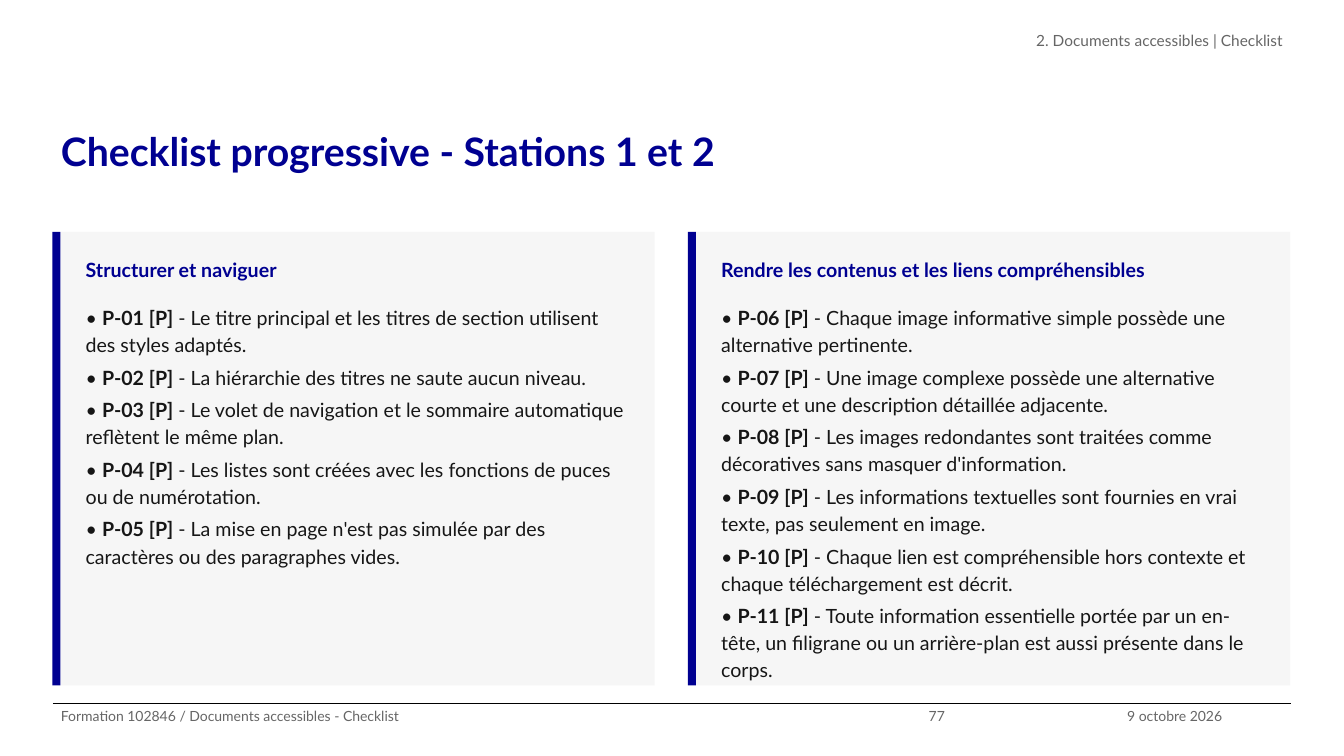
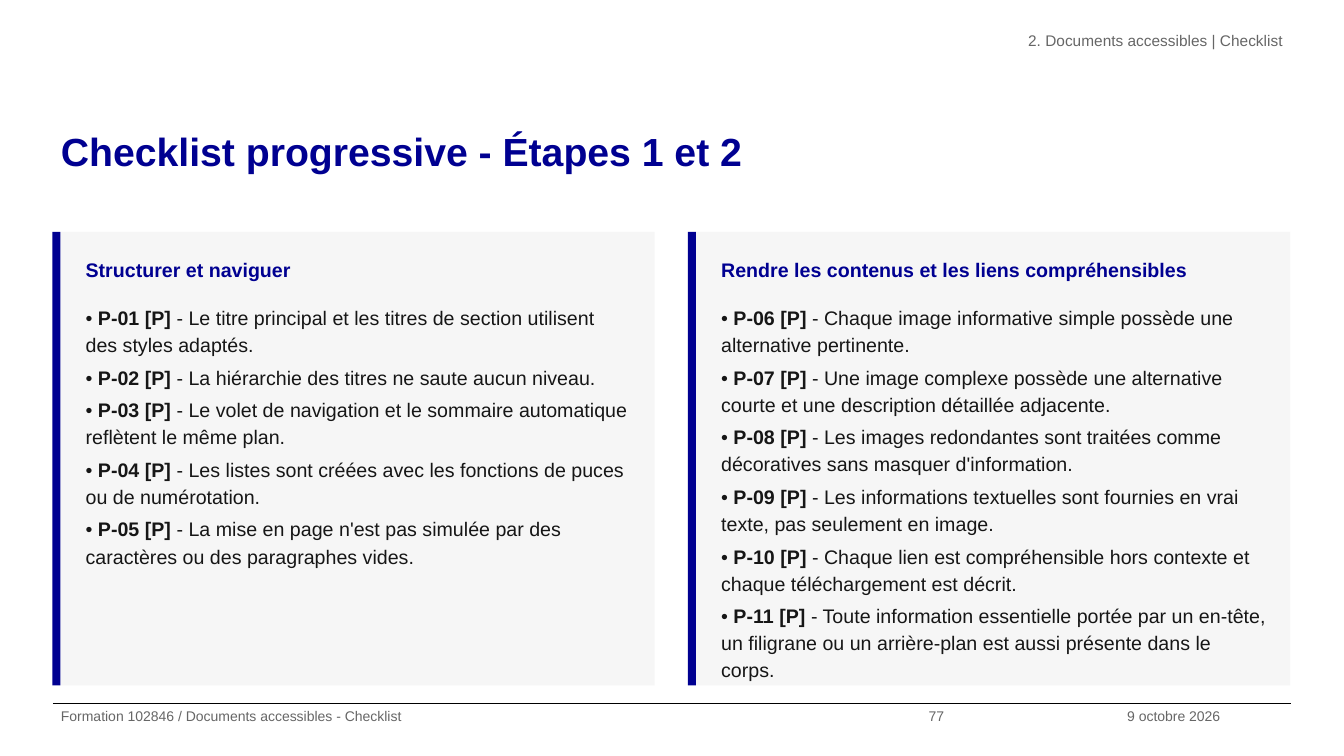
Before and after one commit to alexandra-guiderdoni/usine-fabrication-igpde-102846-ay11, a slide deck: slide 77 of livrables-IGPDE-2026-102846/Livrables-Stagiaires/supports-projections/support-formation-102846-2026-IGPDE.pptx. Drawn at 1344x756 pixels with LibreOffice and Linux fonts; fonts in the diff are those of the drawing; background and template pictures are left out. Boxes give left, top, right and bottom in pixels: in the first picture for what was removed or moved away, otherwise in the second. Text is boxed around its words. In the diff, an @@ line names an element or a change of style, - is before the commit and + after.

Commit message:
feat(tp): harmonisation des étapes et mémos

```diff
--- a/livrables-IGPDE-2026-102846/Livrables-Stagiaires/supports-projections/support-formation-102846-2026-IGPDE.pptx
+++ b/livrables-IGPDE-2026-102846/Livrables-Stagiaires/supports-projections/support-formation-102846-2026-IGPDE.pptx
@@ title at box(61, 135, 742, 174): text changed; font Lato to Arial @@
-Checklist progressive - Stations 1 et 2
+Checklist progressive - Étapes 1 et 2
@@ font Lato to Arial in 8 elements at box(1028, 35, 1283, 46), box(929, 711, 945, 721), box(86, 262, 291, 281), box(86, 310, 627, 568), box(721, 262, 1186, 281), box(721, 310, 1266, 681), box(1127, 711, 1220, 721), box(61, 711, 402, 721) @@
```
Also in this commit, not shown: 132 other slides changed, 53 other files.
